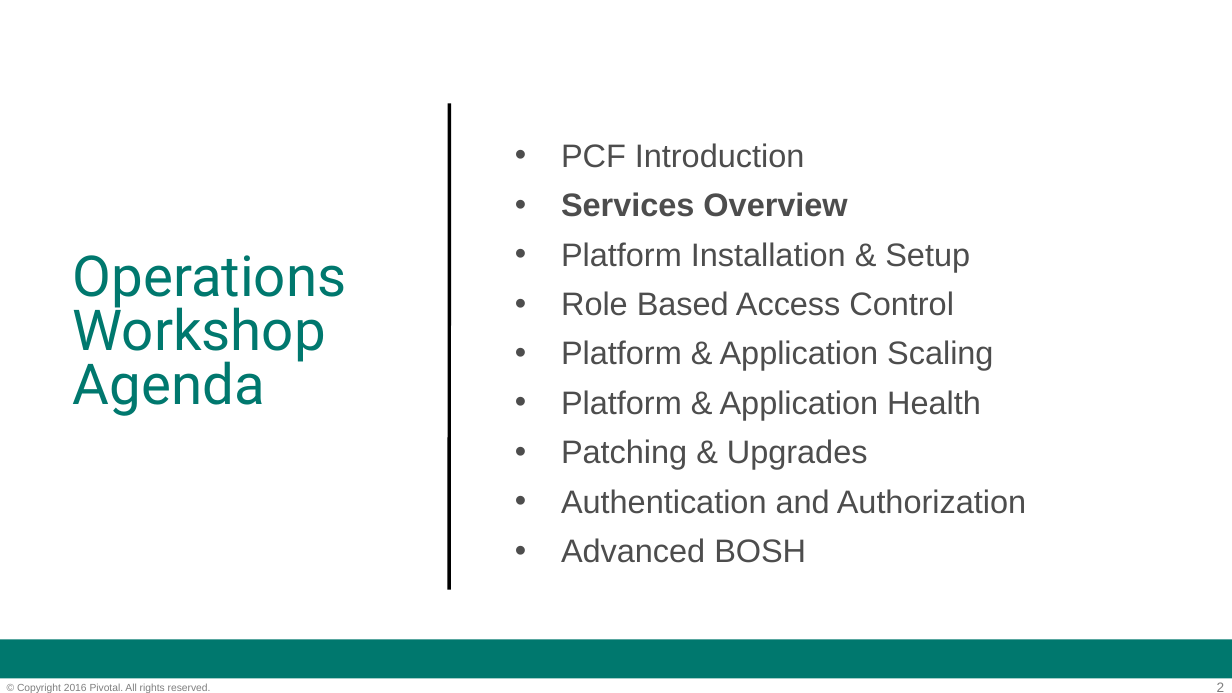
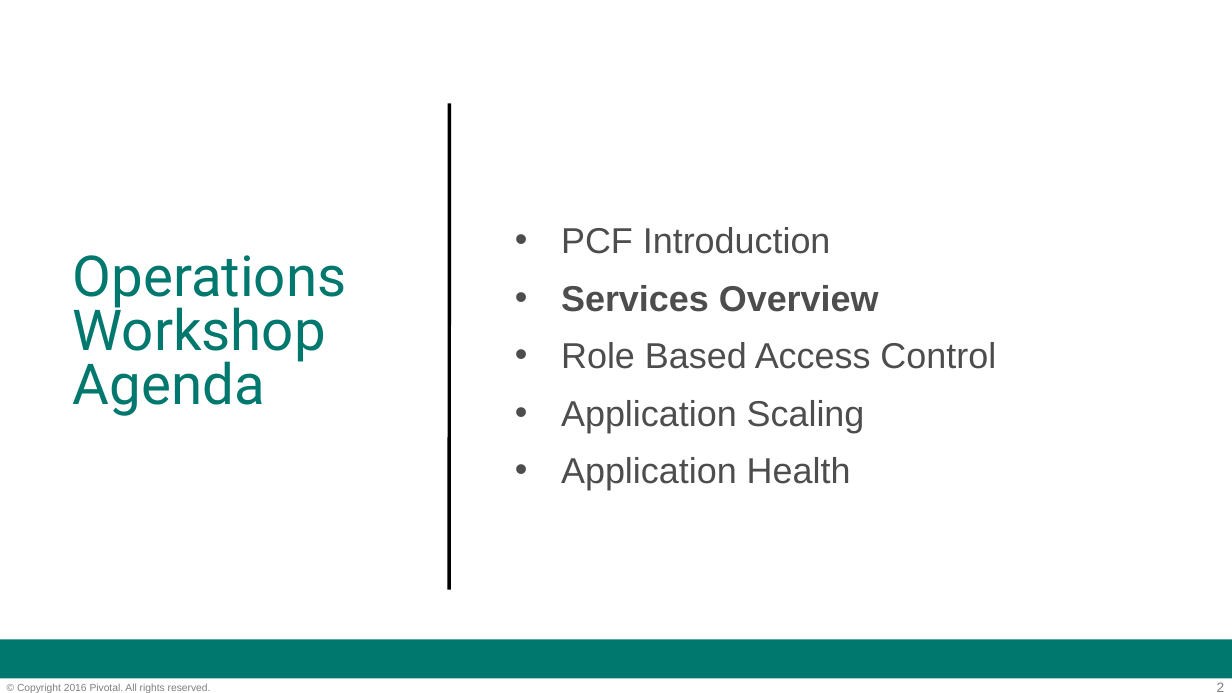
Before and after one commit to phopper-pivotal/PCF-Workshop, a slide deck: slide 2 of PCF-Workshop-Developer/slides/02-Ops_Workshop-Services_Overview.ppt. Drawn at 1232x693 pixels with LibreOffice and Linux fonts; fonts in the diff are those of the drawing; background and template pictures are left out. Boxes give left, top, right and bottom in pixels: in the first picture for what was removed or moved away, otherwise in the second. Text is boxed around its words. In the diff, an @@ line names an element or a change of style, - is before the commit and + after.

```diff
--- a/PCF-Workshop-Developer/slides/02-Ops_Workshop-Services_Overview.ppt
+++ b/PCF-Workshop-Developer/slides/02-Ops_Workshop-Services_Overview.ppt
@@ text at [561, 227, 996, 369]: size 19 to 21 pt in "PCF Introduction", "Services Overview", "Role Based Access Control"; line spacing 0.9 to 1 @@
@@ text at [561, 242, 970, 272]: paragraph removed @@
-• Platform Installation & Setup
@@ text at [561, 400, 865, 490]: text changed; size 19 to 21 pt @@
-• Platform & Application Scaling
-• Platform & Application Health
-• Patching & Upgrades
-• Authentication and Authorization
-• Advanced BOSH
+• Application Scaling
+• Application Health
```
Also in this commit, not shown: 1 other slide changed, 3 other files.
